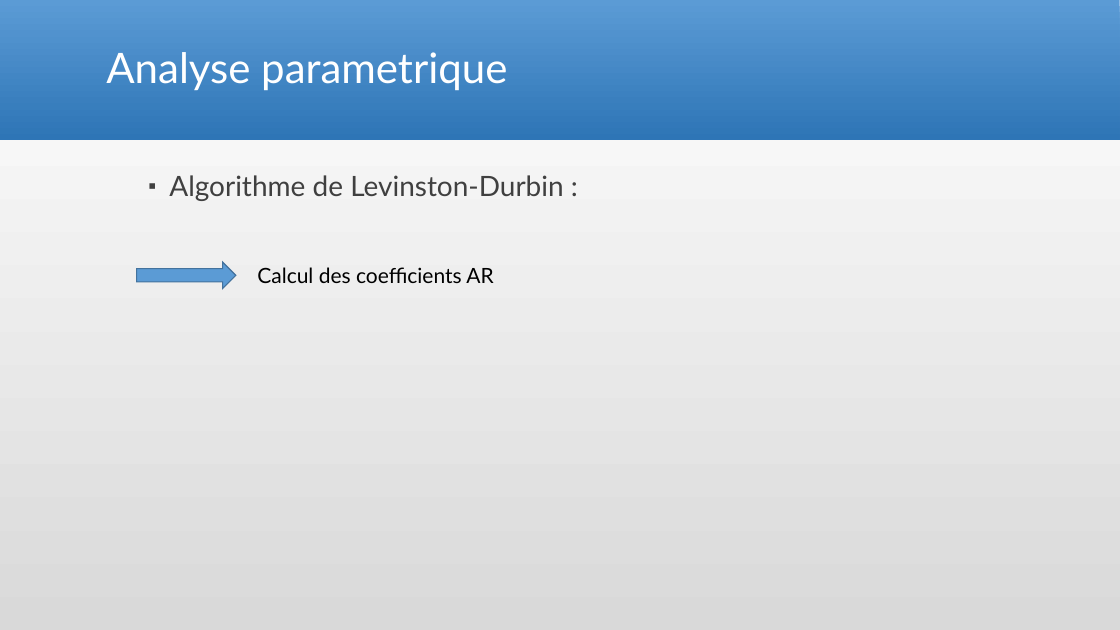
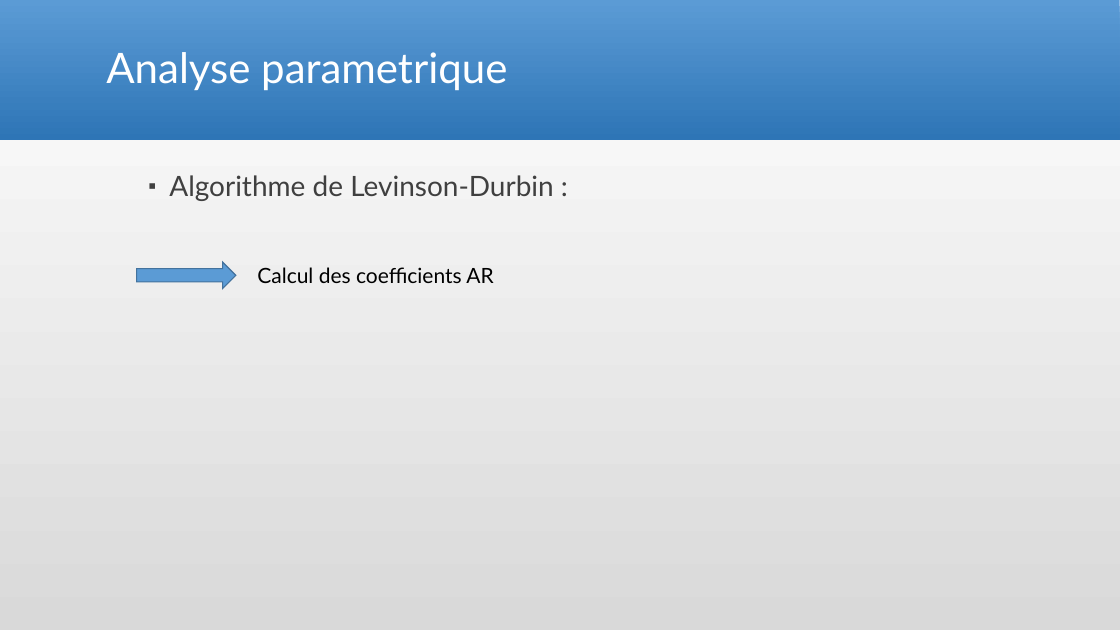
Before and after one commit to Arcyno/analyse_spectrale, a slide deck: slide 8 of Analyse spectrale_etienne.pptx (slide 3 before the commit). Drawn at 1120x630 pixels with LibreOffice and Linux fonts; fonts in the diff are those of the drawing. Boxes give left, top, right and bottom in pixels: in the first picture for what was removed or moved away, otherwise in the second. Text is boxed around its words. In the diff, an @@ line names an element or a change of style, - is before the commit and + after.

```diff
--- a/Analyse spectrale_etienne.pptx
+++ b/Analyse spectrale_etienne.pptx
@@ text at <box>169,175,554,201</box>: text changed @@
-▪ Algorithme de Levinston-Durbin :
+▪ Algorithme de Levinson-Durbin :
```
Also in this commit, not shown: 2 other slides changed, 5 slides added.
